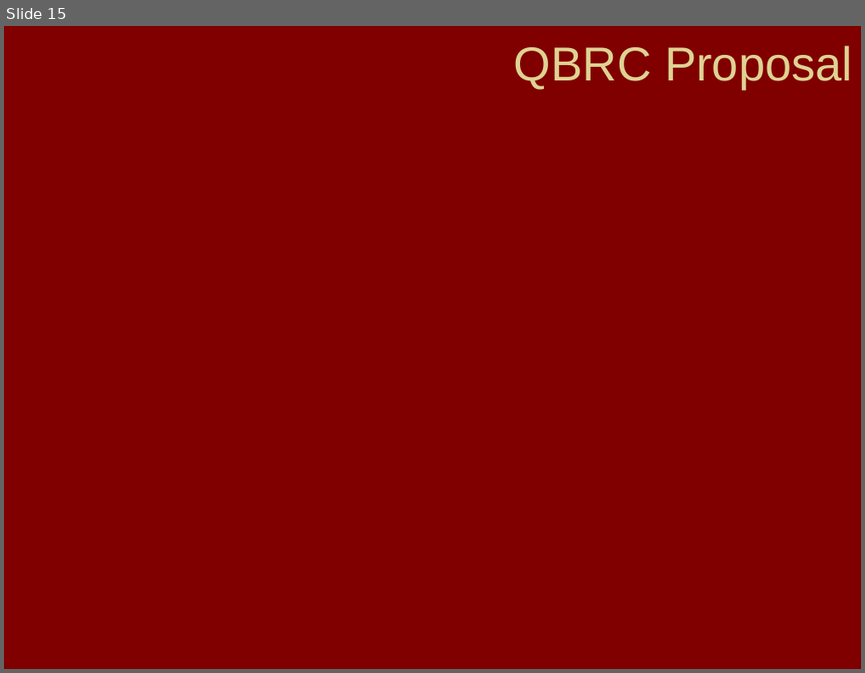
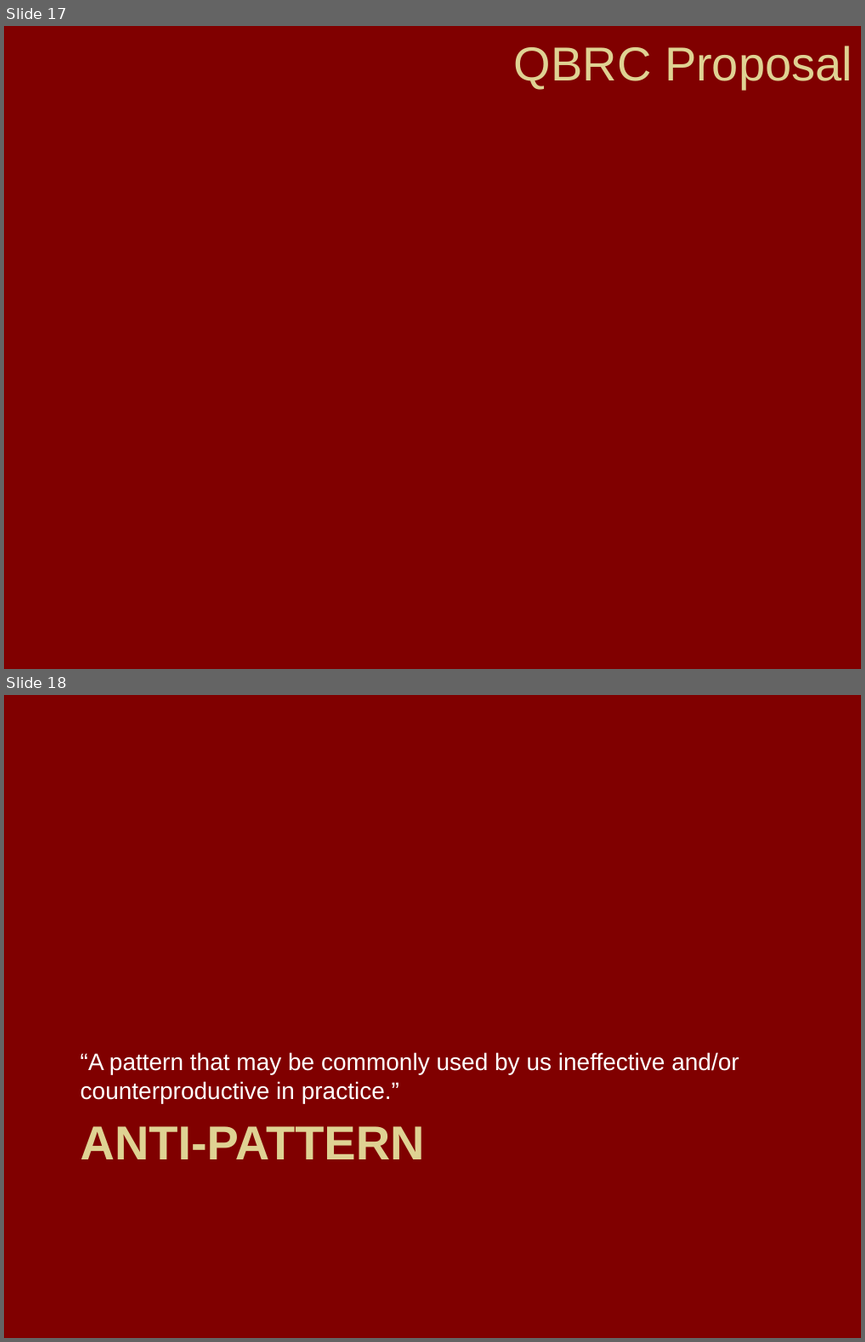
Before and after one commit to QBRC/GithubDemo, a slide deck: Git & Github.pptx. Shown one above the other, each under a label of ours: slide 15 before the commit, slides 17 and 18 after it. The pictures are 865x673 and 865x1342 pixels, drawn with LibreOffice and Linux fonts; fonts in the diff are those of the drawing; background and template pictures are left out. Boxes give left, top, right and bottom in pixels: in the first picture for what was removed or moved away, otherwise in the second. Text is boxed around its words. In the diff, an @@ line names an element or a change of style, - is before the commit and + after.

Commit message:
Started adding anti-pattern slides.

```diff
--- a/Git & Github.pptx
+++ b/Git & Github.pptx
@@ slide 18 added at box(4, 695, 861, 1338), background picture (left out) @@
@@ text added at box(80, 1052, 738, 1103), 20 pt, text #FFFFFF @@
+“A pattern that may be commonly used by us ineffective and/or counterproductive in practice.”
@@ title added at box(80, 1126, 425, 1159), 40 pt, text #DFD293, bold @@
+ANTI-PATTERN
@@ what was slide 15 is now slide 17 @@
```
Also in this commit, not shown: 4 other slides added, 1 slide removed.
